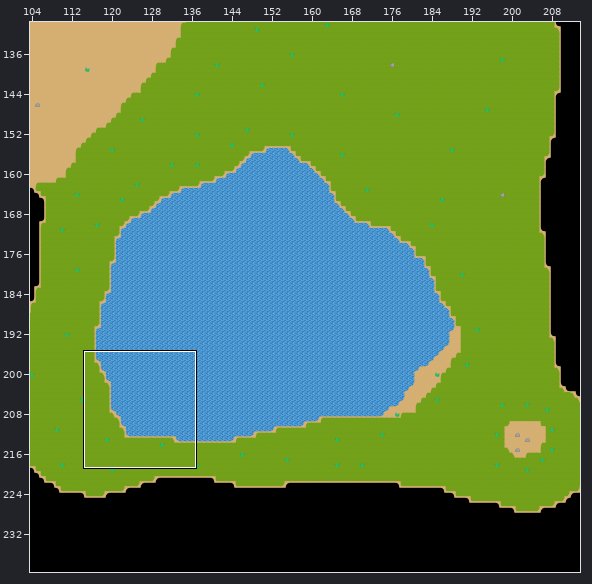
Two states of a Tiled map, assets_src/island.tmx. Above, an overview of the earlier version with the close-up marked.
Close-up. Old version:
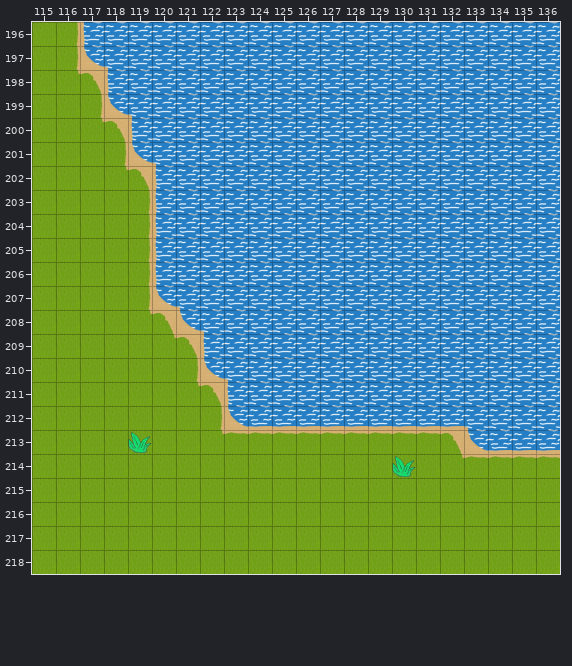
Cells are 48x48 px. Shown: x 115..136, y 196..218. The commit also changed other parts of the map, which this record leaves out.
And afterwards:
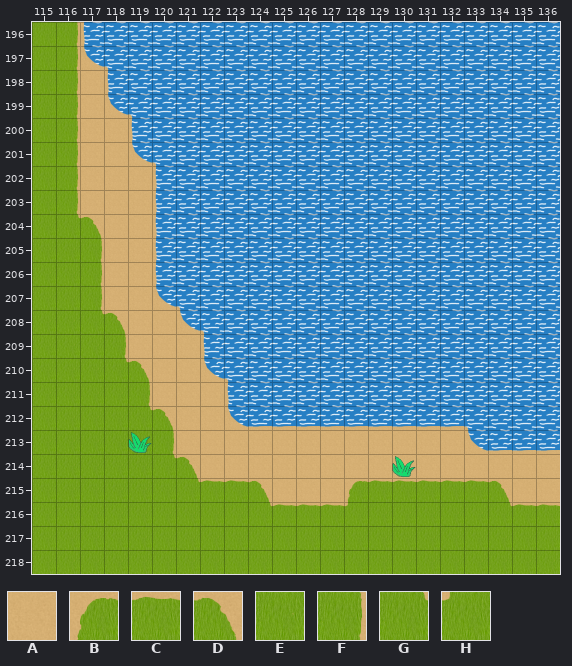
Key: from "tileset": A 35, B 144, C 145, D 146, E 161, F 162, G 163, H 164.
_ is an empty cell, . an unchanged one.
From old to new:
--- layer "ground"
@@ x 116..136 @@
-198 GD...................
-199 EF...................
-200 EGD..................
-201 EEF..................
-202 EEGD.................
-203 EEEF.................
-204 EEEF.................
-205 .EEF.................
-206 .EEF.................
-207 .EEF.................
-208 .EEGD................
-209 ..EEGD...............
-210 ..EEEF...............
-211 ...EEGD..............
-212 ...EEEF..............
-213 ....EEGCCCCCCCCCD....
-214 ....EEEEEEEEEEEEGCCCC
-215 .....EEEEEEEEEEEEEEEE
-216 ........EEEEE.....EEE
+198 FA...................
+199 FA...................
+200 FAA..................
+201 FAA..................
+202 FAAA.................
+203 FAAA.................
+204 GDAA.................
+205 .FAA.................
+206 .FAA.................
+207 .FAA.................
+208 .GDAA................
+209 ..FAAA...............
+210 ..GDAA...............
+211 ...FAAA..............
+212 ...GDAA..............
+213 ....FAAAAAAAAAAAA....
+214 ....GDAAAAAAAAAAAAAAA
+215 .....GCCDAAABCCCCCDAA
+216 ........GCCCH.....GCC
Changed places in both close-ups, as pixel boxes (x1, y1, x2, y2):
changed: (74, 70, 560, 513)
